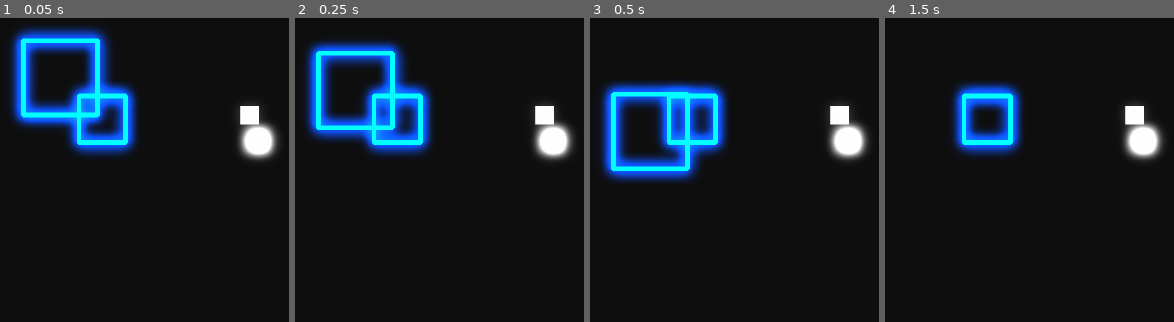
Above: before the commit, frames 1-4 (left to right).
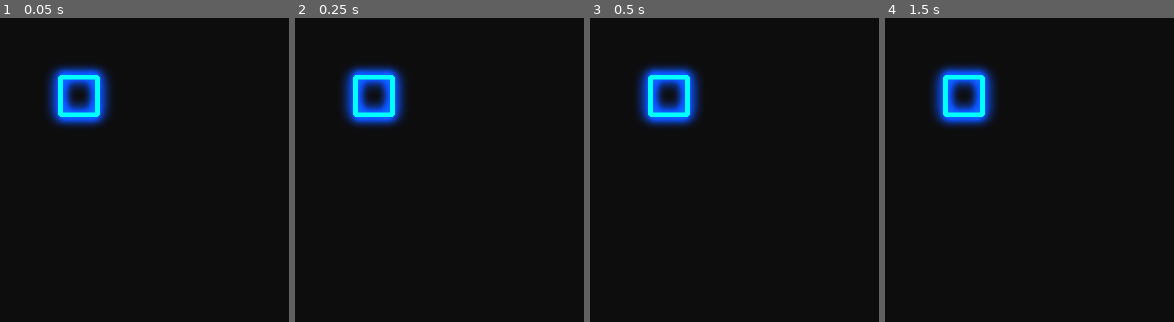
Above: after the commit, the same moments.

Repository: PixelSaver/Neonic
Game: Godot game, scene res://scenes/main.tscn
Two runs of this game, one before a commit and one after it. Both use one fixed random seed, a clock stepped at 60 frames per second and the inputs below.
Inputs:
- Up to frame 1 (0.05 s): no input
- Up to frame 2 (0.25 s): no input
- Up to frame 3 (0.5 s): no input
- Up to frame 4 (1.5 s): tap Enter at 0.5 s; hold Right 0.53-1.28 s; tap Alt at 0.6 s; hold Down from 1.28 s (still down); tap Shift at 1.35 s

The runs differ from the first frame. In frame 1, 15% of the frame differs, in the area x 3-97%, y 2-48%; in frame 2, 15%, in the area x 3-97%, y 7-48%; in frame 3, 15%; in frame 4, 9.4%.

Commit message:
Player exports to change collision polygon also

Diff:
--- a/project.godot
+++ b/project.godot
@@ -23,7 +23,7 @@
 
 [editor_plugins]
 
-enabled=PackedStringArray()
+enabled=PackedStringArray("res://addons/godot_super-wakatime/plugin.cfg")
 
 [input]
 
--- a/scenes/main.tscn
+++ b/scenes/main.tscn
@@ -9,7 +9,8 @@
 reflected_light_source = 1
 glow_enabled = true
 glow_intensity = 0.91
-glow_bloom = 0.29
+glow_bloom = 0.2
+glow_hdr_luminance_cap = 20.05
 adjustment_enabled = true
 
 [node name="Main" type="Node2D" unique_id=1271193628]
@@ -31,28 +32,17 @@
 grow_vertical = 2
 color = Color(0.087457694, 0.08745768, 0.08745768, 1)
 
-[node name="Line2D" type="Line2D" parent="." unique_id=381642543]
-points = PackedVector2Array(0, 0, 100, 0, 100, 100, 0, 100)
-closed = true
-default_color = Color(0, 1.2250806, 4.415934, 1)
-joint_mode = 1
-
 [node name="WorldEnvironment" type="WorldEnvironment" parent="." unique_id=201808339]
 environment = SubResource("Environment_o5qli")
 
-[node name="ColorRect" type="ColorRect" parent="." unique_id=105803126]
-offset_left = 347.0
-offset_top = 21.0
-offset_right = 387.0
-offset_bottom = 61.0
-
-[node name="ColorRect2" type="ColorRect" parent="." unique_id=1973316014]
-offset_left = 365.0
-offset_top = 77.0
-offset_right = 405.0
-offset_bottom = 117.0
-color = Color(4.415934, 4.415934, 4.415934, 1)
-
 [node name="Player" parent="." unique_id=1294409382 instance=ExtResource("2_0wfyh")]
 
+[node name="CollisionPolygon2D" parent="Player" index="1" unique_id=1162314289]
+polygon = PackedVector2Array(-40, 40, 40, 40, 40, -40, -40, -40)
+
+[node name="Line2D" parent="Player" index="2" unique_id=1935202646]
+position = Vector2(0, 0)
+points = PackedVector2Array(-40, 40, 40, 40, 40, -40, -40, -40)
+
 [editable path="CanvasLayer/UI"]
+[editable path="Player"]
--- a/scenes/player.tscn
+++ b/scenes/player.tscn
@@ -3,23 +3,23 @@
 [ext_resource type="Script" uid="uid://buhm4nrt6xo4w" path="res://scripts/player.gd" id="1_3vyb7"]
 [ext_resource type="Script" uid="uid://c0opl162vnmfw" path="res://scripts/health_component.gd" id="2_g2els"]
 
-[sub_resource type="CircleShape2D" id="CircleShape2D_u8vuu"]
-radius = 45.0
-
-[node name="Player" type="RigidBody2D" unique_id=1294409382 node_paths=PackedStringArray("health_component")]
+[node name="Player" type="RigidBody2D" unique_id=1294409382 node_paths=PackedStringArray("line", "collision_shape", "health_component")]
+gravity_scale = 0.0
+can_sleep = false
 script = ExtResource("1_3vyb7")
+line = NodePath("Line2D")
+collision_shape = NodePath("CollisionPolygon2D")
 health_component = NodePath("HealthComponent")
-
-[node name="CollisionShape2D" type="CollisionShape2D" parent="." unique_id=544985514]
-shape = SubResource("CircleShape2D_u8vuu")
-
-[node name="Line2D" type="Line2D" parent="." unique_id=1935202646]
-position = Vector2(-40, -40)
-points = PackedVector2Array(0, 0, 80, 0, 80, 80, 0, 80)
-closed = true
-default_color = Color(0, 1.2250806, 4.415934, 1)
-joint_mode = 1
 
 [node name="HealthComponent" type="Node" parent="." unique_id=208179252]
 script = ExtResource("2_g2els")
 metadata/_custom_type_script = "uid://c0opl162vnmfw"
+
+[node name="CollisionPolygon2D" type="CollisionPolygon2D" parent="." unique_id=1162314289]
+polygon = PackedVector2Array(-40, 40, 40, 40, 40, -40, -40, -40)
+
+[node name="Line2D" type="Line2D" parent="." unique_id=1935202646]
+points = PackedVector2Array(-40, 40, 40, 40, 40, -40, -40, -40)
+closed = true
+default_color = Color(0, 1.2250806, 4.415934, 1)
+joint_mode = 1
--- a/scripts/player.gd
+++ b/scripts/player.gd
@@ -8,13 +8,17 @@
 	Vector2(1,-1),
 	Vector2(-1,-1),
 ]
-#@onready var line: Line2D = $Line2D
+
+@export_group("Script Exports")
+@export var line : Line2D
+@export var collision_shape : CollisionPolygon2D
 @export var health_component : HealthComponent
+@export_group("Player Shape")
 @export var player_size : float = 80 :
 	set(val):
 		player_size = val
-		if Engine.is_editor_hint():
-			_update_size()
+		call_deferred("_update_size")
+
 
 func _ready() -> void:
 	_update_size()
@@ -25,15 +29,15 @@
 	if not is_inside_tree():
 		return
 
-	if not has_node("Line2D"):
-		return
-	print("Updating size in editor:", player_size)
-
-	var line: Line2D = get_node("Line2D")
-
+	# Line
+	line.position = Vector2.ZERO
 	line.closed = true
 	line.clear_points()
+	for point in POINTS:
+		line.add_point(point * player_size / 2.)
+	line.queue_redraw()
 
+	var points : PackedVector2Array = []
 	for point in POINTS:
-		line.add_point(point * player_size)
-	line.queue_redraw()
+		points.append(point * player_size / 2.)
+	collision_shape.polygon = (points)
Not shown, changed: .gitignore
